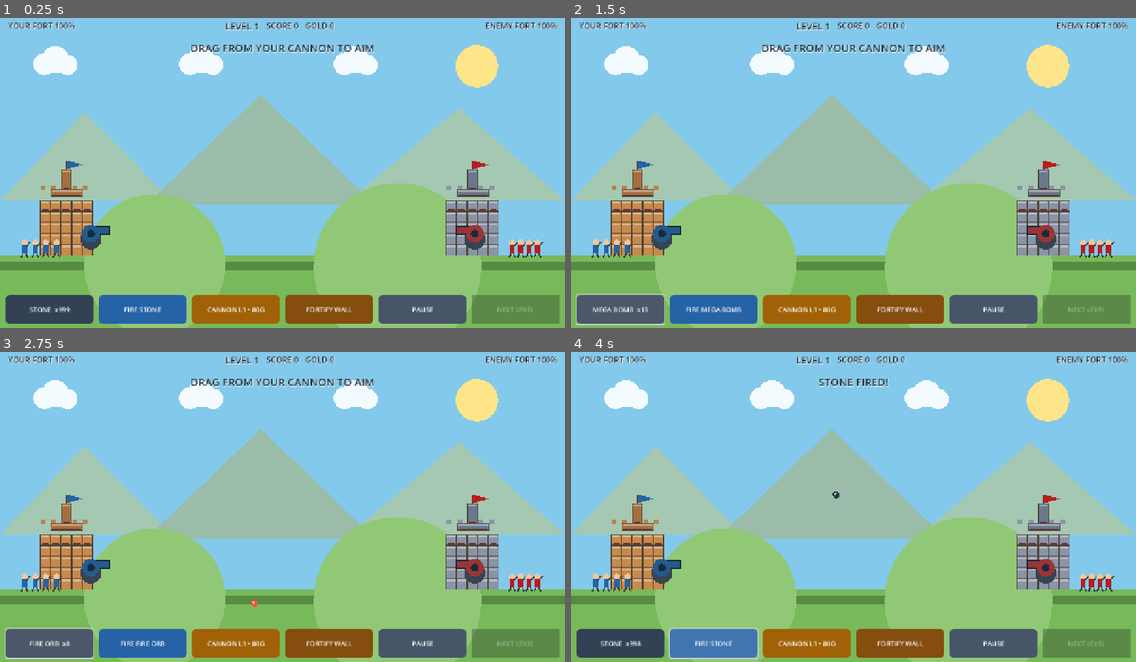
Above: before the commit, frames 1-4 (two rows, left to right).
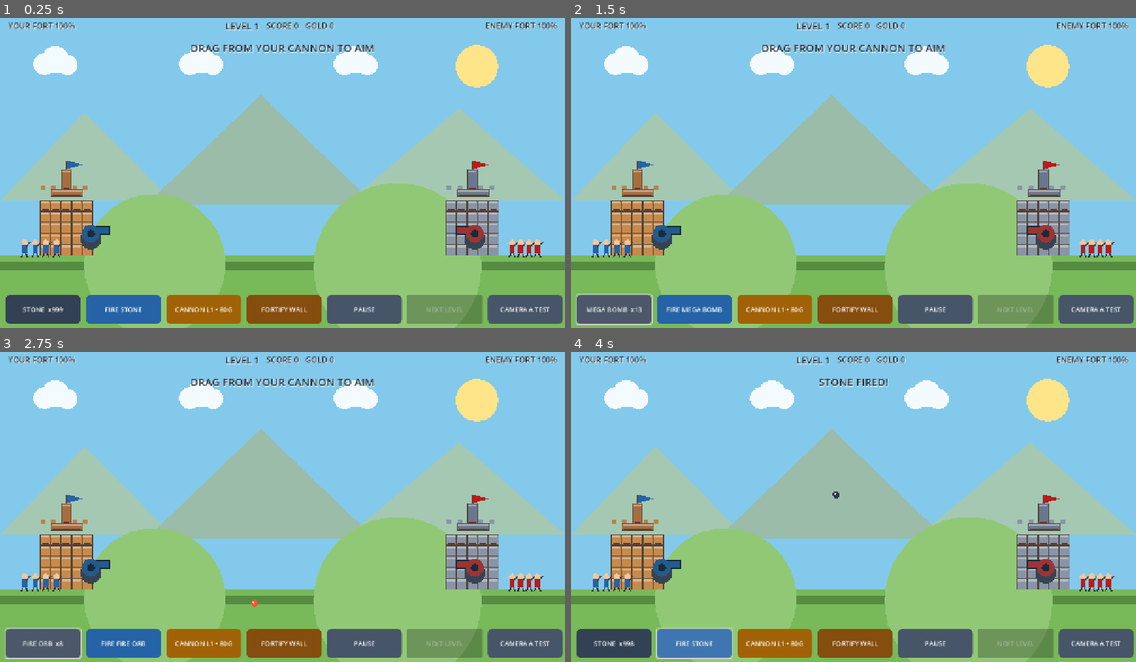
Above: after the commit, the same moments.

Repository: mahdialloui01-art/Loup-Garou-Game
Game: Godot game, scene res://scenes/main.tscn
The game is run twice, just before and just after one commit, with the same random seed, the same clock (stepped at 60 frames per second) and the same inputs.
Inputs (mouse positions are in pixels of both pictures, inside the frame that each line leads up to):
- Up to frame 1 (0.25 s): no input
- Up to frame 2 (1.5 s): click (1096, 309) at 0.5 s, where only the run after the commit has a clickable "CAMERA A TEST"; click "STONE x999" at 1.25 s
- Up to frame 3 (2.75 s): click "MEGA BOMB x13" at 2 s
- Up to frame 4 (4 s): click "FIRE ORB x8" at 2.75 s; click "FIRE STONE" at 3.5 s

The runs differ from the first frame. In frame 1, 5.4% of the frame differs, in the area x 4-100%, y 89-99%; in frame 2, 5.5%; in frame 3, 5.4%; in frame 4, 5.5%, in the area x 4-100%, y 88-100%.

Commit message:
Add selectable angled 3D camera preview entry point

Diff:
--- a/CastleDestroyer/scripts/game.gd
+++ b/CastleDestroyer/scripts/game.gd
@@ -93,6 +93,7 @@
 var fire_button: Button
 var upgrade_button: Button
 var next_button: Button
+var camera_test_button: Button
 
 func _ready() -> void:
 	randomize()
@@ -169,6 +170,9 @@
 	next_button = _make_button("NEXT LEVEL", Color("#166534"))
 	next_button.pressed.connect(_next_level)
 	controls.add_child(next_button)
+	camera_test_button = _make_button("CAMERA A TEST", Color("#475569"))
+	camera_test_button.pressed.connect(_open_camera_test)
+	controls.add_child(camera_test_button)
 
 func _make_label(value: String, font_size: int) -> Label:
 	var label := Label.new()
@@ -344,6 +348,9 @@
 			if is_instance_valid(body):
 				body.queue_free()
 			falling_blocks.remove_at(i)
+
+func _open_camera_test() -> void:
+	get_tree().change_scene_to_file("res://scenes/camera_a_preview.tscn")
 
 func _cycle_weapon() -> void:
 	weapon_index = (weapon_index + 1) % WEAPONS.size()
